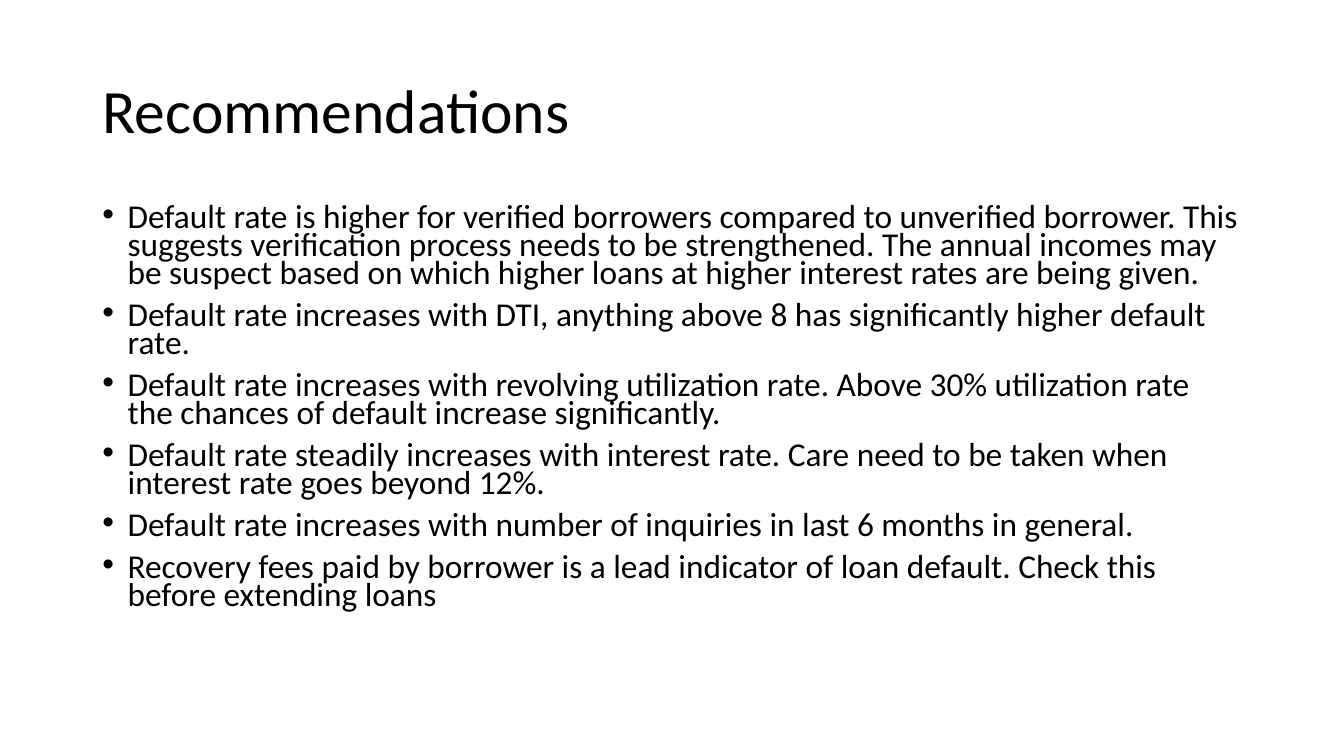
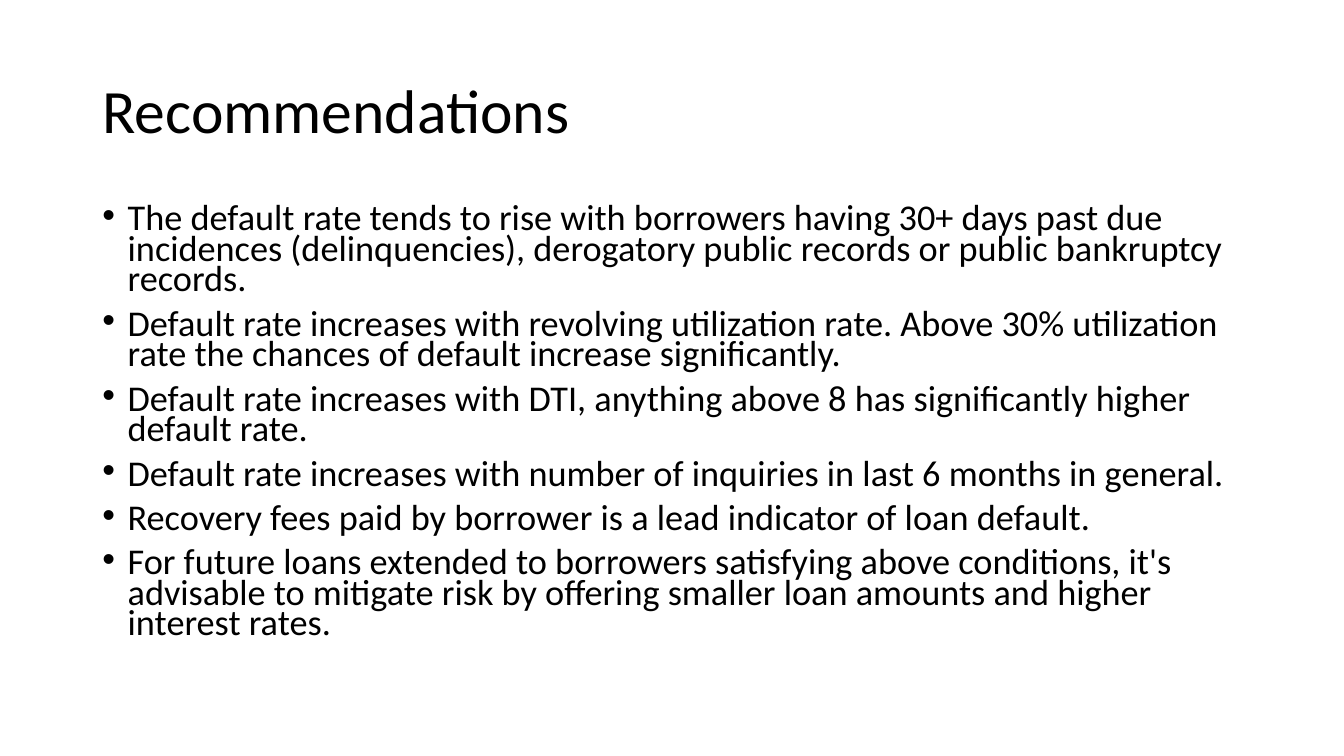
Before and after one commit to sivavaddadi/LendingClubCaseStudy, a slide deck: slide 8 of Lending_Club_Case_Study.pptx (slide 7 before the commit). Drawn at 1344x756 pixels with LibreOffice and Linux fonts; fonts in the diff are those of the drawing. Boxes give left, top, right and bottom in pixels: in the first picture for what was removed or moved away, otherwise in the second. Text is boxed around its words. In the diff, an @@ line names an element or a change of style, - is before the commit and + after.

```diff
--- a/Lending_Club_Case_Study.pptx
+++ b/Lending_Club_Case_Study.pptx
@@ text at [128, 204, 1222, 373]: text changed; size 23.8 to 25.9 pt @@
-• Default rate is higher for verified borrowers compared to unverified borrower. This suggests verification process needs to be strengthened. The annual incomes may be suspect based on which higher loans at higher interest rates are being given.
+• The default rate tends to rise with borrowers having 30+ days past due incidences (delinquencies), derogatory public records or public bankruptcy records.
+• Default rate increases with revolving utilization rate. Above 30% utilization rate the chances of default increase significantly.
@@ text at [128, 373, 1189, 500]: paragraphs removed @@
-• Default rate increases with revolving utilization rate. Above 30% utilization rate the chances of default increase significantly.
-• Default rate steadily increases with interest rate. Care need to be taken when interest rate goes beyond 12%.
@@ text at [128, 385, 1224, 493]: size 23.8 to 25.9 pt in "Default rate increases with DTI, anything above ...", "Default rate increases with number of inquiries ..." @@
@@ text at [128, 504, 1172, 636]: text changed; size 23.8 to 25.9 pt @@
-• Recovery fees paid by borrower is a lead indicator of loan default. Check this before extending loans
+• Recovery fees paid by borrower is a lead indicator of loan default.
+• For future loans extended to borrowers satisfying above conditions, it's advisable to mitigate risk by offering smaller loan amounts and higher interest rates.
```
Also in this commit, not shown: 2 other slides changed, 1 slide added.
